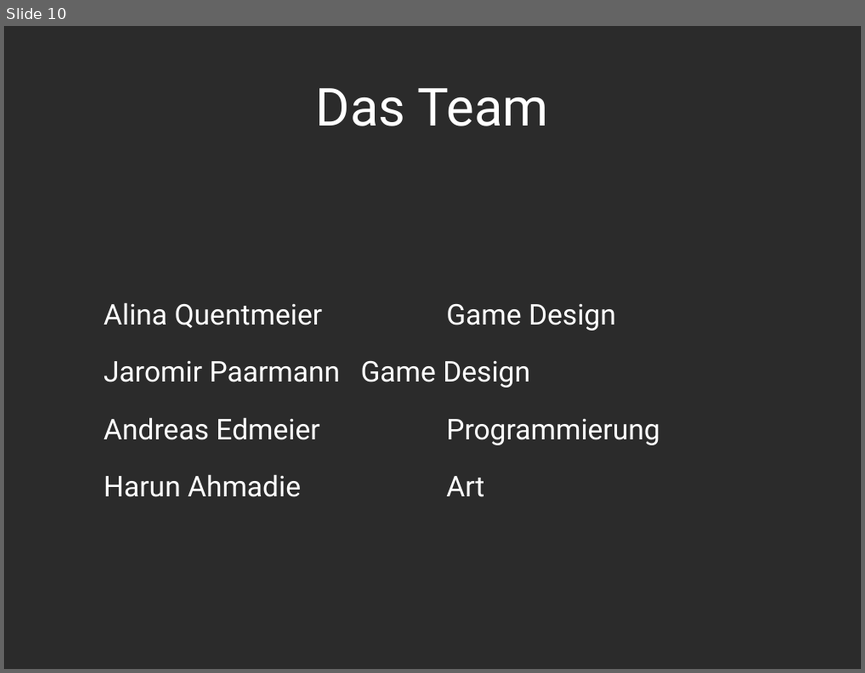
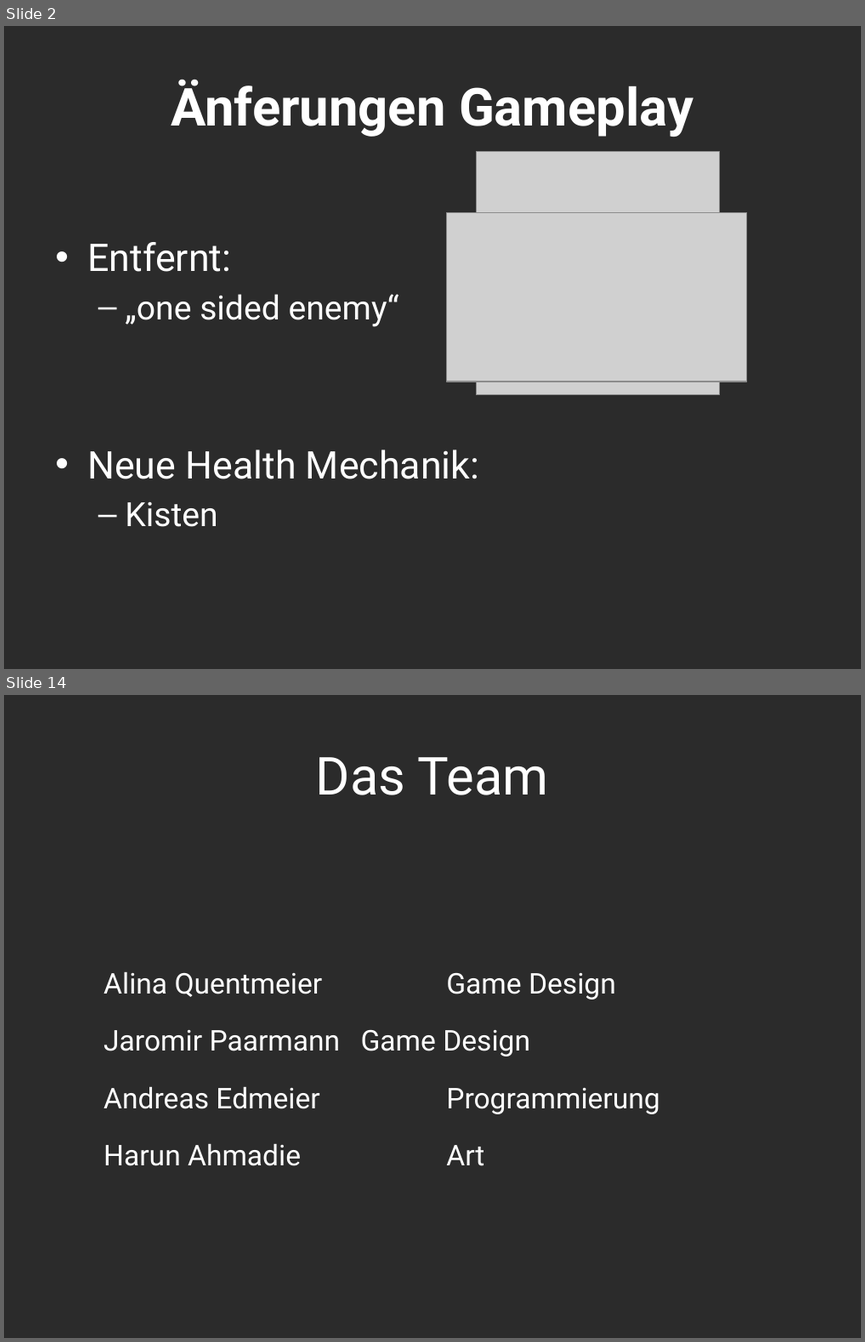
Before and after one commit to Assertores/HammerMan, a slide deck: Documentation/PowerPoint/HammerjaegerGate02.pptx. Shown one above the other, each under a label of ours: slide 10 before the commit, slides 2 and 14 after it; the slides between them are not shown. The pictures are 865x673 and 865x1342 pixels, drawn with LibreOffice and Linux fonts; fonts in the diff are those of the drawing; grey boxes stand for pictures; background and template pictures are left out; a plain dark background stands for a picture behind light text. Boxes give left, top, right and bottom in pixels: in the first picture for what was removed or moved away, otherwise in the second. Text is boxed around its words. In the diff, an @@ line names an element or a change of style, - is before the commit and + after.

```diff
--- a/Documentation/PowerPoint/HammerjaegerGate02.pptx
+++ b/Documentation/PowerPoint/HammerjaegerGate02.pptx
@@ slide 2 added at box(4, 26, 861, 669), background picture (left out) @@
@@ title added at box(171, 79, 693, 136), 44 pt, text #FFFFFF, bold @@
+Änferungen Gameplay
@@ picture added at box(476, 152, 720, 395) @@
@@ picture added at box(446, 213, 747, 381) @@
@@ text added at box(87, 242, 479, 527), 32 pt, text #FFFFFF @@
+• Entfernt:
+  – „one sided enemy“
+• Neue Health Mechanik:
+  – Kisten
@@ what was slide 10 is now slide 14 @@
```
Also in this commit, not shown: 2 slides changed, 10 other slides added, 7 slides removed.
